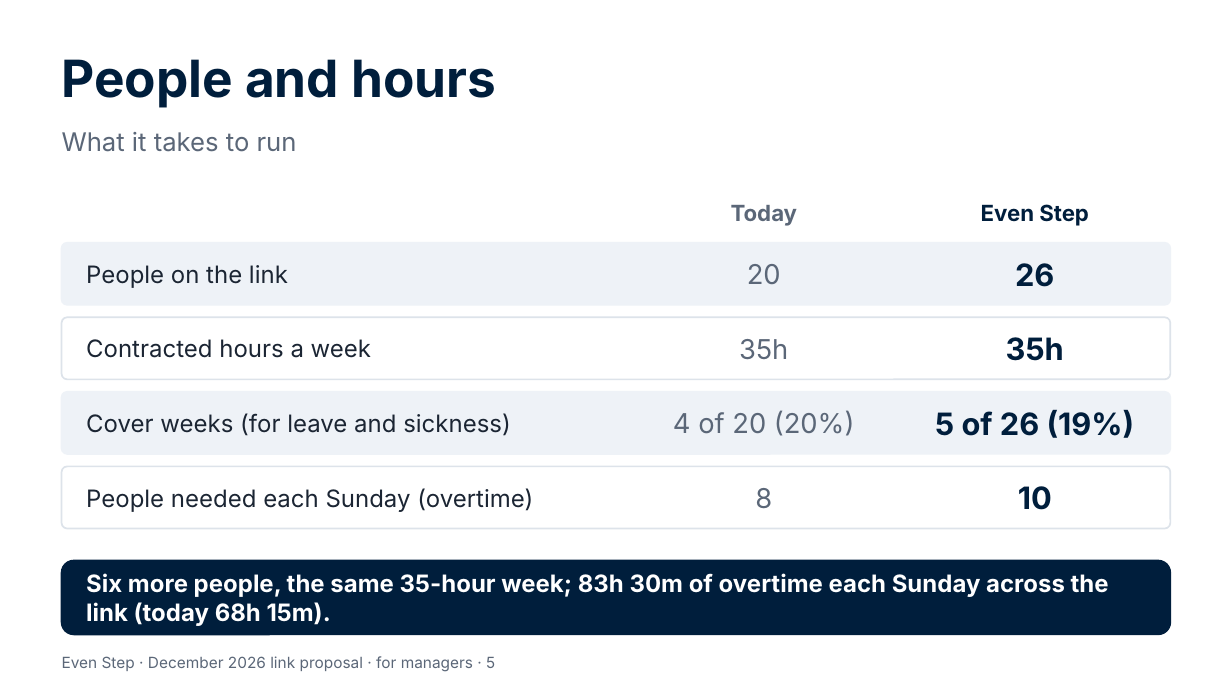
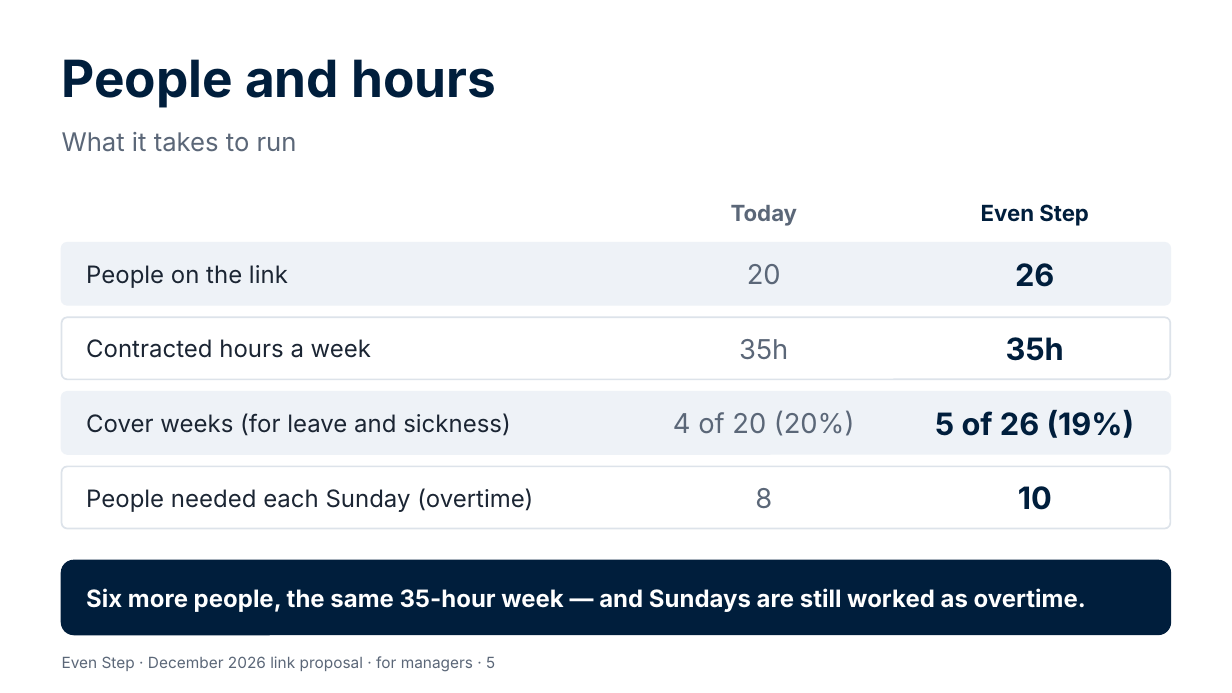
Before and after one commit to Garethdavidmiller/roster-app, a slide deck: slide 5 of docs/links-26/presentations/Even-Step-for-managers.pptx. Drawn at 1232x693 pixels with LibreOffice and Linux fonts; fonts in the diff are those of the drawing. Boxes give left, top, right and bottom in pixels: in the first picture for what was removed or moved away, otherwise in the second. Text is boxed around its words. In the diff, an @@ line names an element or a change of style, - is before the commit and + after.

```diff
--- a/docs/links-26/presentations/Even-Step-for-managers.pptx
+++ b/docs/links-26/presentations/Even-Step-for-managers.pptx
@@ text at [86, 588, 1086, 612]: text changed @@
-Six more people, the same 35-hour week; 83h 30m of overtime each Sunday across the link (today 68h 15m).
+Six more people, the same 35-hour week — and Sundays are still worked as overtime.
```
Also in this commit, not shown: 2 other slides changed, 14 other files.
